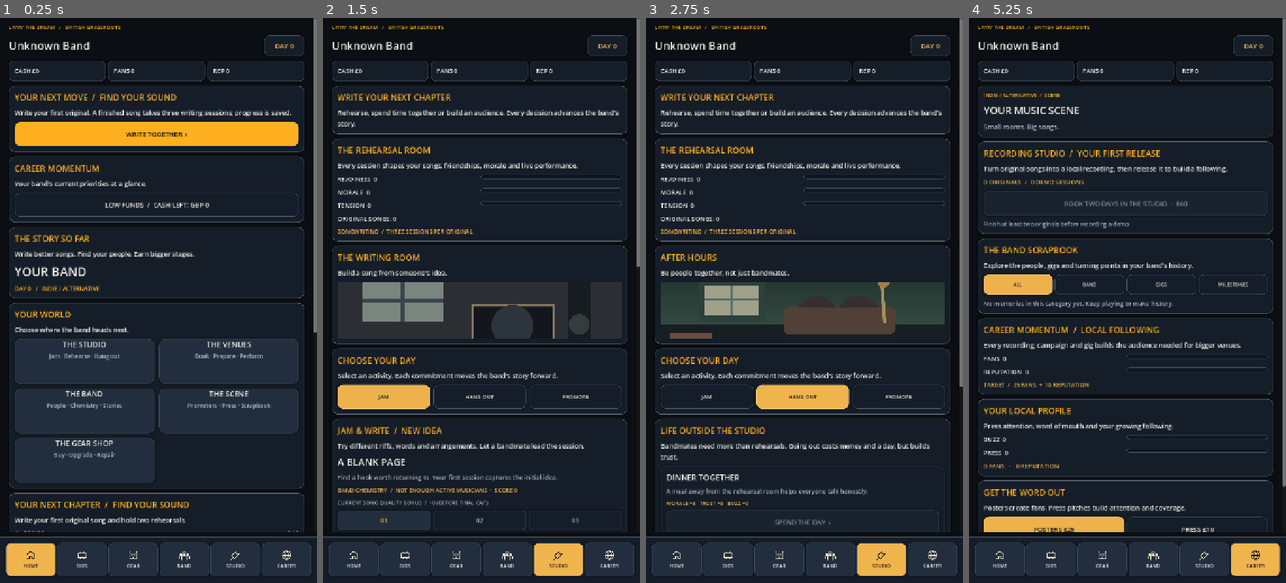
Above: before the commit, frames 1-4 (left to right).
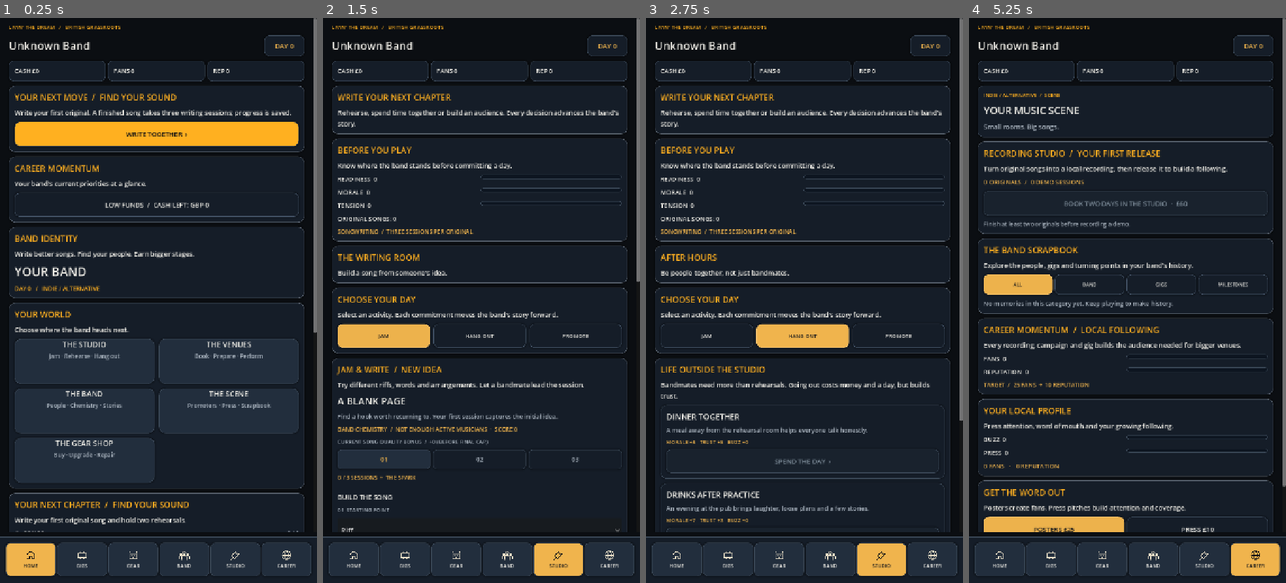
Above: after the commit, the same moments.

Repository: alimuir654-rgb/BandMaster
Game: Godot game, scene res://Scenes/CareerHub.tscn
Same seed, same stepped clock (60 frames per second), same inputs: the game is played once before the commit and once after it. This scene is started directly instead of the project's main scene.
Inputs (mouse positions are in pixels of both pictures, inside the frame that each line leads up to):
- Up to frame 1 (0.25 s): no input
- Up to frame 2 (1.5 s): click "WRITE TOGETHER ›" at 0.5 s; click "JAM" at 1.25 s
- Up to frame 3 (2.75 s): click "HANG OUT" at 2 s
- Up to frame 4 (5.25 s): click "PROMOTE" at 2.75 s; click "HANG OUT" at 3.5 s; click (1000, 560) at 4.27 s; click "LOW FUNDS / CASH LEFT: GBP 0" at 5 s

The runs differ from the first frame. In frame 1, 0.2% of the frame differs, in the area x 4-29%, y 38-40%; in frame 2, 12%; in frame 3, 16%, in the area x 2-100%, y 22-91%; in frame 4, nothing differs.

Commit message:
Remove studio SVG artwork and gate visual hero space on genuine WebP assets

Diff:
--- a/Scripts/career_hub.gd
+++ b/Scripts/career_hub.gd
@@ -274,7 +274,7 @@
   momentum.add_child(signal_button)
   signal_button.pressed.connect(func() -> void: _switch(target_tab))
 
- var stage := _card("THE STORY SO FAR","Write better songs. Find your people. Earn bigger stages.")
+ var stage := _card("BAND IDENTITY","Write better songs. Find your people. Earn bigger stages.")
  var band_label := _label(stage,str(save_data.get("band",{}).get("name","YOUR BAND")),28,UI.WHITE)
  band_label.size_flags_horizontal = Control.SIZE_EXPAND_FILL
  _label(stage,"DAY %d   /   %s" % [_num("tour_day"),str(Genres.from_save(save_data)["name"]).to_upper()],13,UI.palette(_genre_id())["accent"])
@@ -360,7 +360,7 @@
   _label(songbook,"%d TOTAL ORIGINALS" % _num("songs"),12,UI.AMBER)
  var memories := Story.latest(_state(),3)
  if not memories.is_empty():
-  var journal := _card("THE STORY SO FAR","A living scrapbook of gigs, friendships and turning points.")
+  var journal := _card("LATEST FROM THE BAND","A living scrapbook of gigs, friendships and turning points.")
   for moment in memories:
    if moment is Dictionary:
     var clipping: Dictionary = Presentation.clipping(moment)
@@ -851,7 +851,7 @@
 func _actions() -> void:
  var today: Dictionary = Experience.day_context(_state())
  _card(str(today["title"]),str(today["detail"]))
- var heading := _card("THE REHEARSAL ROOM","Every session shapes your songs, friendships, morale and live performance.")
+ var heading := _card("BEFORE YOU PLAY","Know where the band stands before committing a day.")
  _progress(heading,"READINESS",_num("readiness"))
  _progress(heading,"MORALE",_num("morale"))
  _progress(heading,"TENSION",_num("tension"))
@@ -868,19 +868,22 @@
  var mode_titles := {"JAM":"THE WRITING ROOM","HANG OUT":"AFTER HOURS","PROMOTE":"MAKE SOME NOISE"}
  var mode_descriptions := {"JAM":"Build a song from someone's idea.","HANG OUT":"Be people together, not just bandmates.","PROMOTE":"Get your name around town."}
  var scene_card := _card(str(mode_titles.get(action_view,"THE STUDIO")),str(mode_descriptions.get(action_view,"")))
- var scene_art := TextureRect.new()
- scene_art.custom_minimum_size.y = 88 if CareerLayout.is_compact(get_viewport_rect().size.x) else 128
- scene_art.expand_mode = TextureRect.EXPAND_IGNORE_SIZE
- scene_art.stretch_mode = TextureRect.STRETCH_KEEP_ASPECT_COVERED
- scene_art.mouse_filter = Control.MOUSE_FILTER_IGNORE
- var image_path := "res://Art/uk_actions_banner.svg"
+ var image_path := "res://Art/Backgrounds/%s/studio.webp" % _genre_id()
  if action_view == "HANG OUT":
-  image_path = "res://Art/uk_band_banner.svg"
+  image_path = "res://Art/Backgrounds/%s/backstage.webp" % _genre_id()
  elif action_view == "PROMOTE":
-  image_path = "res://Art/uk_scene_banner.svg"
+  image_path = "res://Art/Backgrounds/%s/promotion.webp" % _genre_id()
+ if not ResourceLoader.exists(image_path):
+  var shared_name := "studio" if action_view == "JAM" else ("backstage" if action_view == "HANG OUT" else "promotion")
+  image_path = "res://Art/Backgrounds/shared/%s.webp" % shared_name
  if ResourceLoader.exists(image_path):
+  var scene_art := TextureRect.new()
+  scene_art.custom_minimum_size.y = 88 if CareerLayout.is_compact(get_viewport_rect().size.x) else 128
+  scene_art.expand_mode = TextureRect.EXPAND_IGNORE_SIZE
+  scene_art.stretch_mode = TextureRect.STRETCH_KEEP_ASPECT_COVERED
+  scene_art.mouse_filter = Control.MOUSE_FILTER_IGNORE
   scene_art.texture = load(image_path)
- scene_card.add_child(scene_art)
+  scene_card.add_child(scene_art)
  var switches := _card("CHOOSE YOUR DAY","Select an activity. Each commitment moves the band's story forward.")
  var navigation := HBoxContainer.new()
  navigation.add_theme_constant_override("separation",8)
